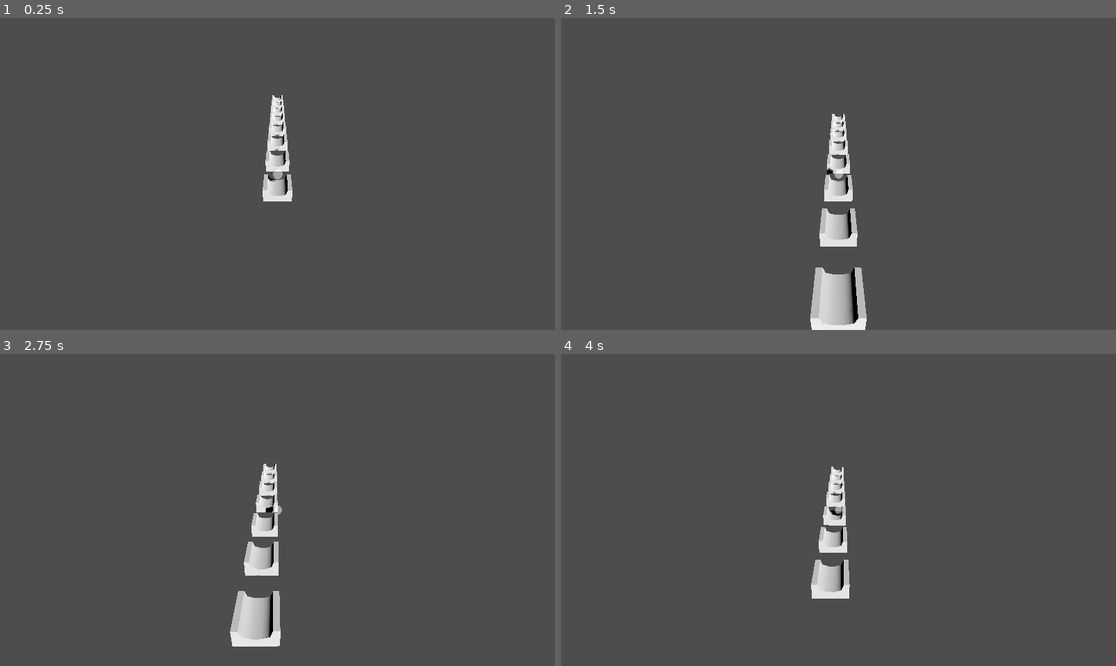
Above: before the commit, frames 1-4 (two rows, left to right).
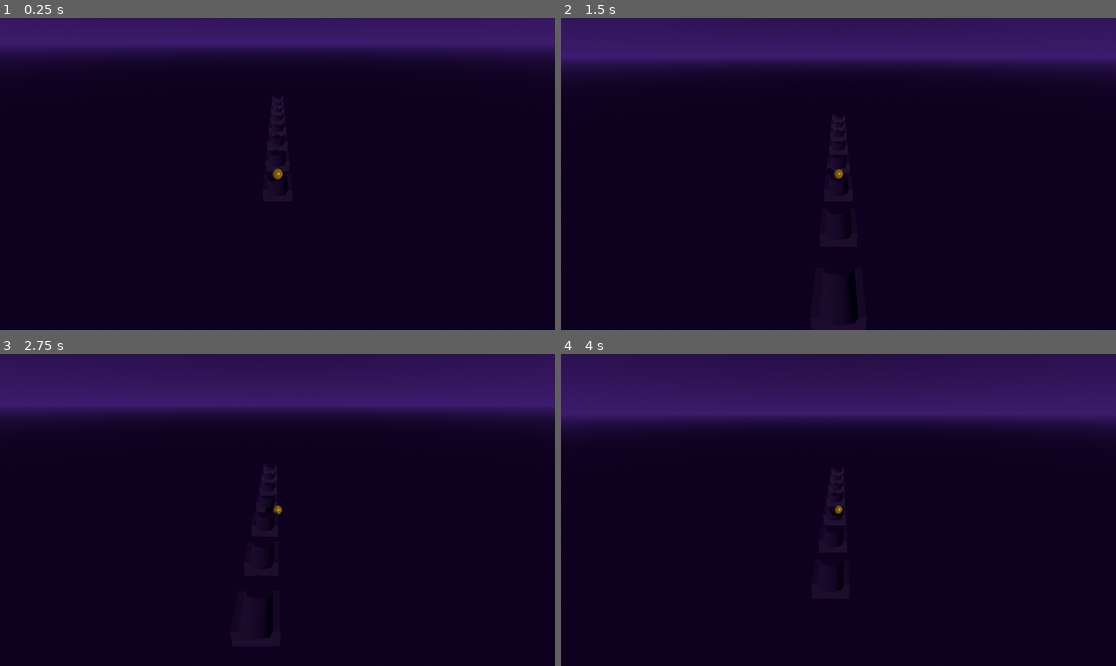
Above: after the commit, the same moments.

Repository: Ebrahassad/marble-rush
Game: Godot game, scene res://scenes/Main.tscn
The game is run twice, just before and just after one commit, with the same random seed, the same clock (stepped at 60 frames per second) and the same inputs.
Inputs (mouse positions are in pixels of both pictures, inside the frame that each line leads up to):
- Up to frame 1 (0.25 s): no input
- Up to frame 2 (1.5 s): move the mouse to (960, 158) at 0.52 s; click (960, 158) at 0.67 s; drag from (727, 189) to (810, 236) at 1.27 s
- Up to frame 3 (2.75 s): move the mouse to (333, 441) at 2.02 s; click (333, 441) at 2.17 s
- Up to frame 4 (4 s): drag from (810, 572) to (672, 463) at 2.77 s; move the mouse to (1005, 556) at 3.52 s; click (1005, 556) at 3.67 s

The runs differ from the first frame. In frame 1, 100% of the frame differs, in the area x 0-100%, y 0-100%; in frame 2, 100%; in frame 3, 100%; in frame 4, 100%.

Commit message:
Apply royal purple background and gold ball/track color scheme

Diff:
--- a/scenes/Main.tscn
+++ b/scenes/Main.tscn
@@ -1,14 +1,34 @@
-[gd_scene load_steps=5 format=3]
+[gd_scene load_steps=8 format=3]
 
 [ext_resource type="PackedScene" path="res://scenes/Ball.tscn" id="1"]
 [ext_resource type="PackedScene" path="res://scenes/TrackPiece.tscn" id="2"]
 [ext_resource type="Script" path="res://scripts/camera_follow.gd" id="3"]
 [ext_resource type="Script" path="res://scripts/track_manager.gd" id="4"]
 
+[sub_resource type="ProceduralSkyMaterial" id="ProceduralSkyMaterial_1"]
+sky_top_color = Color(0.101961, 0.043137, 0.180392, 1)
+sky_horizon_color = Color(0.239216, 0.117647, 0.427451, 1)
+ground_bottom_color = Color(0.070588, 0.031373, 0.129412, 1)
+ground_horizon_color = Color(0.239216, 0.117647, 0.427451, 1)
+
+[sub_resource type="Sky" id="Sky_1"]
+sky_material = SubResource("ProceduralSkyMaterial_1")
+
+[sub_resource type="Environment" id="Environment_1"]
+background_mode = 2
+sky = SubResource("Sky_1")
+ambient_light_source = 2
+ambient_light_color = Color(0.32, 0.24, 0.36, 1)
+ambient_light_energy = 0.7
+
 [node name="Main" type="Node3D"]
+
+[node name="WorldEnvironment" type="WorldEnvironment" parent="."]
+environment = SubResource("Environment_1")
 
 [node name="DirectionalLight3D" type="DirectionalLight3D" parent="."]
 transform = Transform3D(0.8, -0.4, 0.4, 0, 0.9, 0.4, -0.5, -0.3, 0.8, 0, 5, 0)
+light_color = Color(1, 0.92, 0.75, 1)
 shadow_enabled = true
 
 [node name="Ball" parent="." instance=ExtResource("1")]
--- a/scenes/TrackPiece.tscn
+++ b/scenes/TrackPiece.tscn
@@ -1,11 +1,13 @@
-[gd_scene load_steps=3 format=3]
+[gd_scene load_steps=4 format=3]
 
 [ext_resource type="PackedScene" path="res://assets/track/straight.glb" id="1"]
+[ext_resource type="Script" path="res://scripts/track_piece.gd" id="2"]
 
 [sub_resource type="BoxShape3D" id="BoxShape3D_1"]
 size = Vector3(2, 0.4, 2)
 
 [node name="TrackPiece" type="StaticBody3D"]
+script = ExtResource("2")
 
 [node name="Model" parent="." instance=ExtResource("1")]
 
--- a/scripts/ball_controller.gd
+++ b/scripts/ball_controller.gd
@@ -11,6 +11,25 @@
 var is_dragging: bool = false
 var is_grounded: bool = false
 var fast_falling: bool = false
+
+func _ready() -> void:
+	var gold_material := StandardMaterial3D.new()
+	gold_material.albedo_color = Color(0.83, 0.68, 0.21)
+	gold_material.metallic = 0.85
+	gold_material.roughness = 0.15
+	gold_material.emission_enabled = true
+	gold_material.emission = Color(0.6, 0.45, 0.05)
+	gold_material.emission_energy_multiplier = 0.3
+	_apply_material_recursive(self, gold_material)
+
+func _apply_material_recursive(node: Node, mat: Material) -> void:
+	if node is MeshInstance3D:
+		var mesh_instance: MeshInstance3D = node
+		if mesh_instance.mesh:
+			for i in range(mesh_instance.mesh.get_surface_count()):
+				mesh_instance.set_surface_override_material(i, mat)
+	for child in node.get_children():
+		_apply_material_recursive(child, mat)
 
 func _physics_process(delta: float) -> void:
 	apply_central_force(Vector3(0, 0, -forward_speed * mass))
--- /dev/null
+++ b/scripts/track_piece.gd
@@ -0,0 +1,17 @@
+extends StaticBody3D
+
+func _ready() -> void:
+	var mat := StandardMaterial3D.new()
+	mat.albedo_color = Color(0.16, 0.08, 0.27)
+	mat.metallic = 0.4
+	mat.roughness = 0.5
+	_apply_material_recursive(self, mat)
+
+func _apply_material_recursive(node: Node, mat: Material) -> void:
+	if node is MeshInstance3D:
+		var mesh_instance: MeshInstance3D = node
+		if mesh_instance.mesh:
+			for i in range(mesh_instance.mesh.get_surface_count()):
+				mesh_instance.set_surface_override_material(i, mat)
+	for child in node.get_children():
+		_apply_material_recursive(child, mat)
